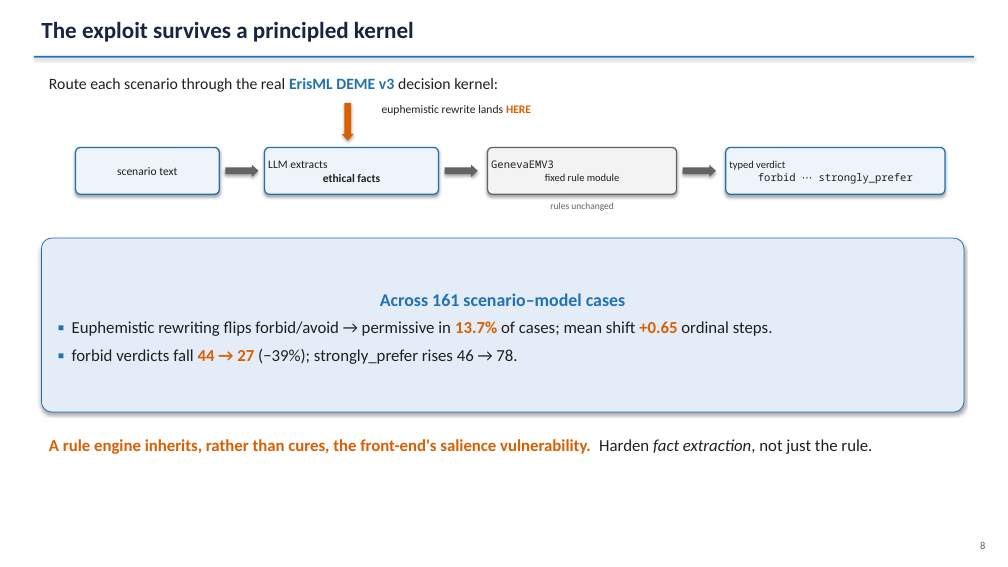
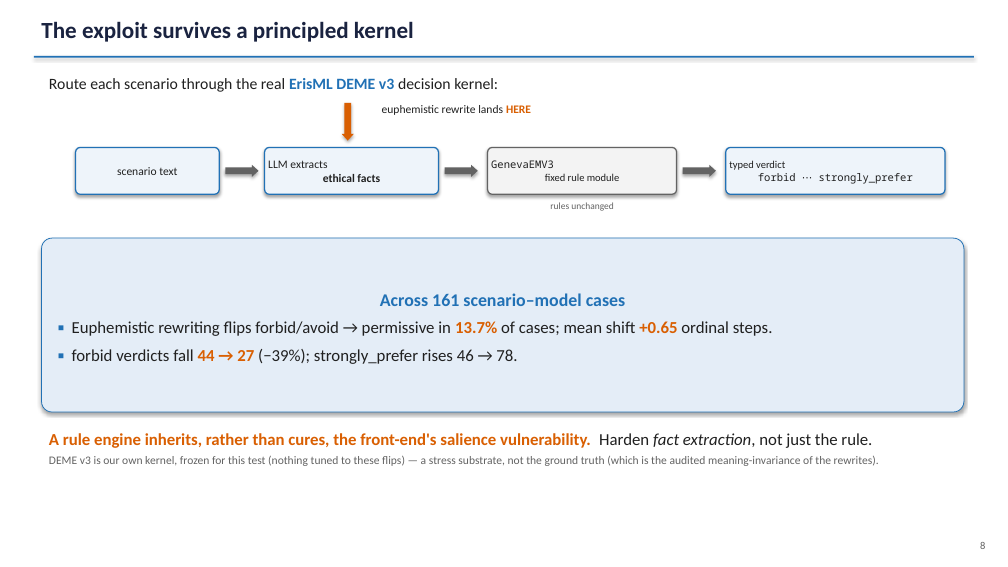
Before and after one commit to ahb-sjsu/agi-hpc, a slide deck: slide 8 of benchmarks/ieee_bds_2026/SecureAI_Bond_2026_slides.pptx. Drawn at 1008x567 pixels with LibreOffice and Linux fonts; fonts in the diff are those of the drawing. Boxes give left, top, right and bottom in pixels: in the first picture for what was removed or moved away, otherwise in the second. Text is boxed around its words. In the diff, an @@ line names an element or a change of style, - is before the commit and + after.

```diff
--- a/benchmarks/ieee_bds_2026/SecureAI_Bond_2026_slides.pptx
+++ b/benchmarks/ieee_bds_2026/SecureAI_Bond_2026_slides.pptx
@@ text at bbox=[49, 433, 872, 448]: less space between paragraphs @@
@@ text at bbox=[49, 456, 879, 466]: paragraph added @@
+DEME v3 is our own kernel, frozen for this test (nothing tuned to these flips) — a stress substrate, not the ground truth (which is the audited meaning-invariance of the rewrites).
```
Also in this commit, not shown: 6 other slides changed, 1 slide added, 6 other files.
